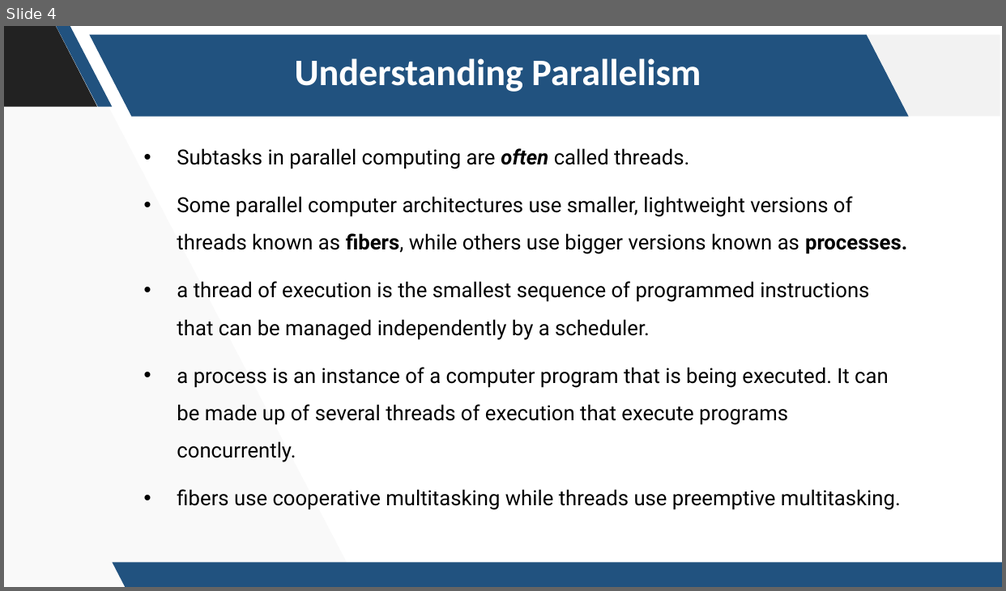
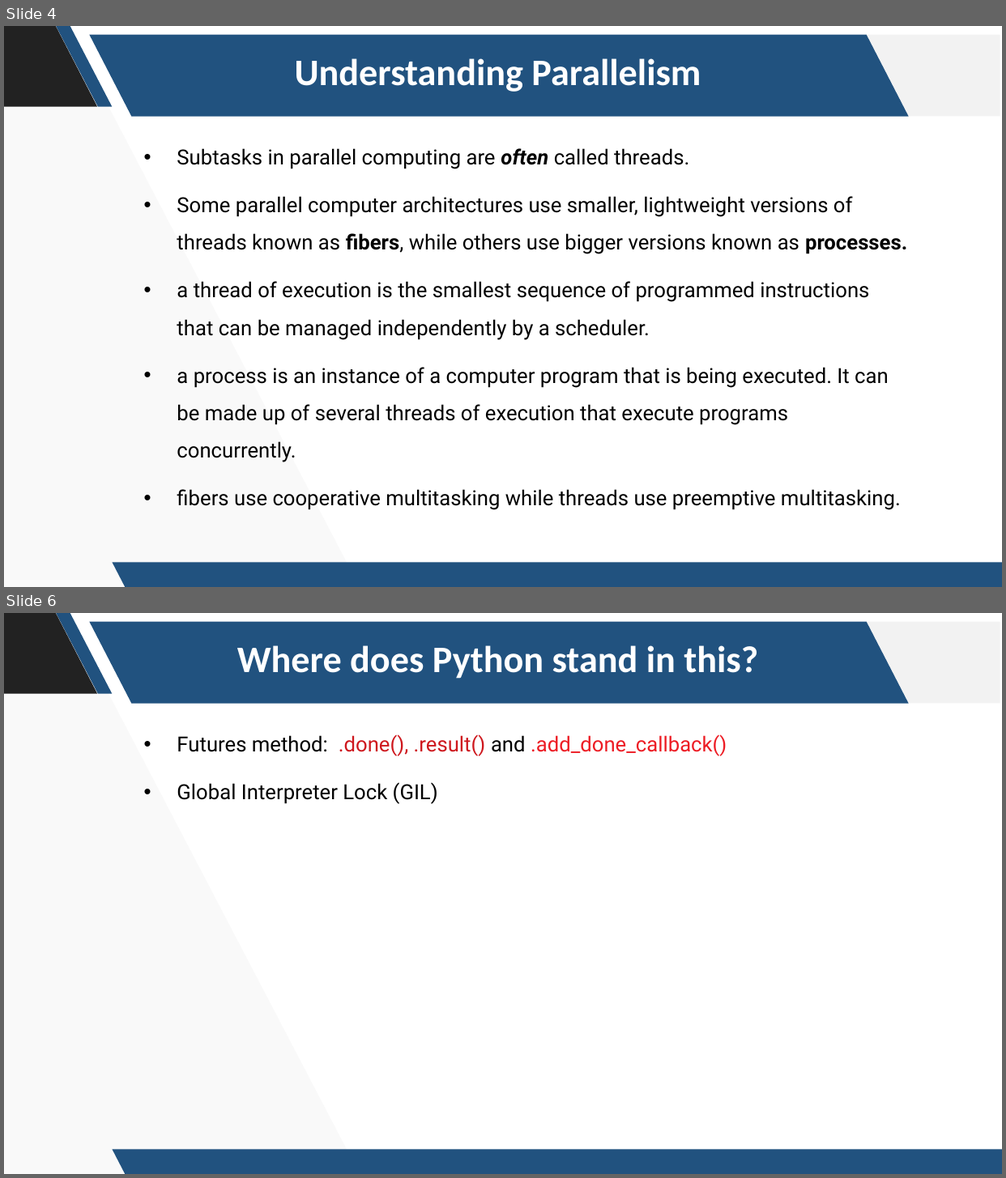
Before and after one commit to MeNsaaH/python-parallelism-concurrency-talk, a slide deck: Presentation.pptx. Shown one above the other, each under a label of ours: slide 4 before the commit, slides 4 and 6 after it; the slides between them are not shown. The pictures are 1006x591 and 1006x1178 pixels, drawn with LibreOffice and Linux fonts; fonts in the diff are those of the drawing; background and template pictures are left out. Boxes give left, top, right and bottom in pixels: in the first picture for what was removed or moved away, otherwise in the second. Text is boxed around its words. In the diff, an @@ line names an element or a change of style, - is before the commit and + after.

Commit message:
Adding python files

```diff
--- a/Presentation.pptx
+++ b/Presentation.pptx
@@ slide 6 added at bbox=[4, 613, 1002, 1174], background #FFFFFF; not listed: 6 template elements that a slide beside it also shows @@
@@ text added at bbox=[237, 645, 758, 679], 36 pt, text #FFFFFF, bold @@
+Where does Python stand in this?
@@ text added at bbox=[177, 735, 727, 804], 20 pt, text #000000 @@
+• Futures method: .done(), .result() and .add_done_callback()
+• Global Interpreter Lock (GIL)
```
Also in this commit, not shown: 2 slides changed, 1 slide removed, 15 other files.
